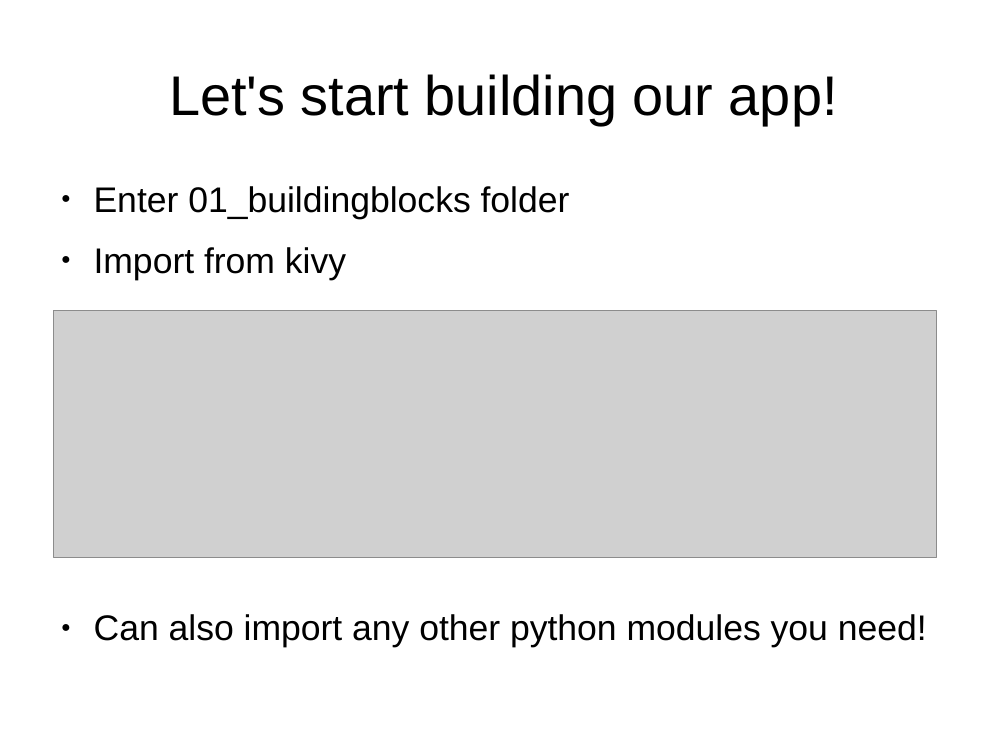
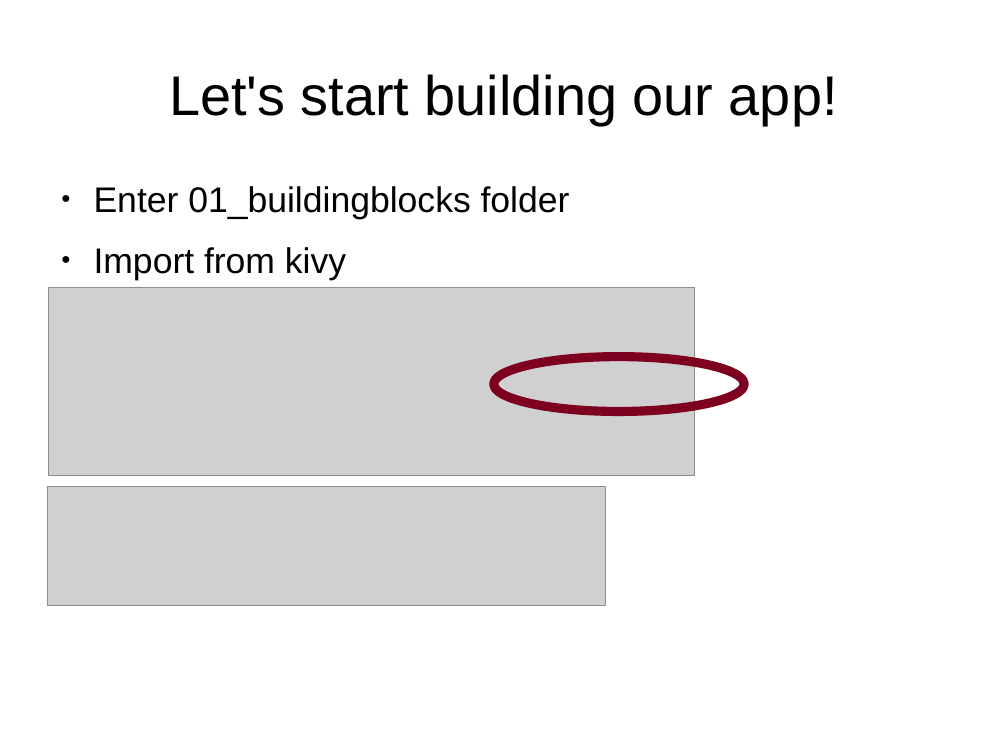
Before and after one commit to adasilva/intro_kivy, a slide deck: slide 9 of intro_kivy.odp. Drawn at 1008x756 pixels with LibreOffice and Linux fonts; fonts in the diff are those of the drawing; grey boxes stand for pictures. Boxes give left, top, right and bottom in pixels: in the first picture for what was removed or moved away, otherwise in the second. Text is boxed around its words. In the diff, an @@ line names an element or a change of style, - is before the commit and + after.

```diff
--- a/intro_kivy.odp
+++ b/intro_kivy.odp
@@ picture: place and size @@
-picture at (54,311,937,558)
+picture at (48,288,695,476)
@@ ellipse added at (494,357,745,412), outline #7E0021 7.2 pt @@
@@ picture added at (48,487,606,606) @@
@@ text removed at (94,614,927,648) @@
-● Can also import any other python modules you need!
```
Also in this commit, not shown: 7 other slides changed, 2 slides added, 3 other files.
